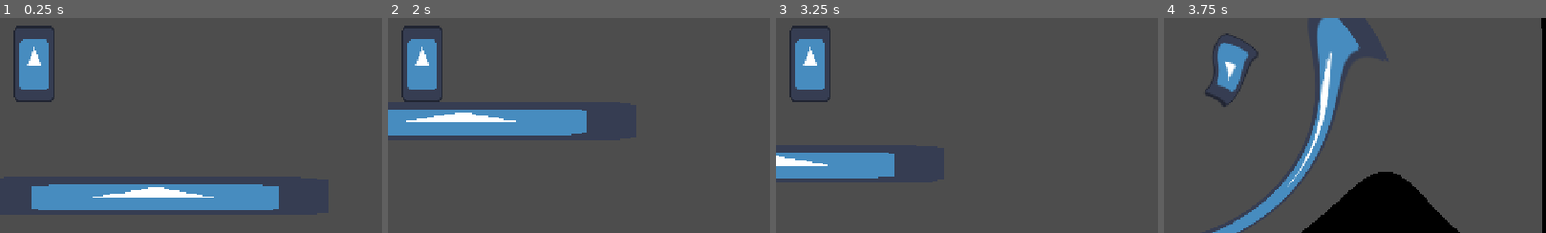
Above: before the commit, frames 1-4 (left to right).
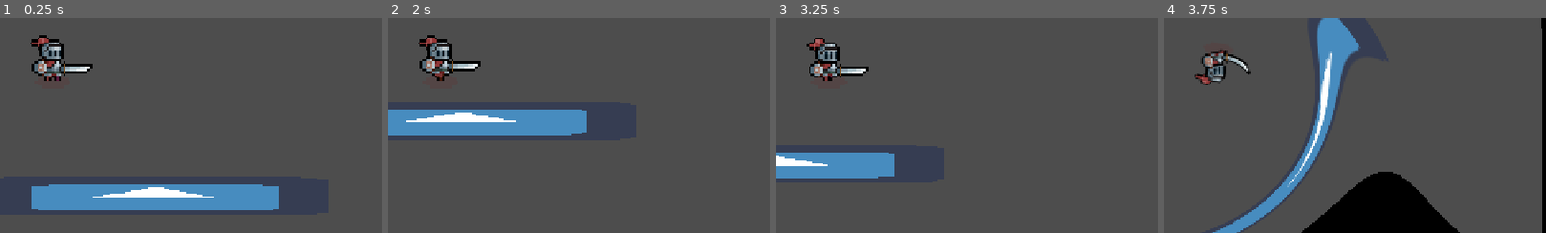
Above: after the commit, the same moments.

Repository: MystiriMan87/Taiyaki-Project-Game
Game: Godot game, scene res://Scenes/overworld.tscn
The game is run twice, just before and just after one commit, with the same random seed, the same clock (stepped at 60 frames per second) and the same inputs. The engine's default icon, where the game draws it, is replaced by a stand-in: a white triangle on a blue panel in a dark square.
Inputs (mouse positions are % of the whole screen's width and height, from its top left):
- Up to frame 1 (0.25 s): no input
- Up to frame 2 (2 s): tap Enter (ui_accept) at 0.5, 0.77, 1.52 s; move the mouse to (72, 45) at 0.52 s; hold Right (ui_right) 0.53-1.28 s; tap H at 0.6 s; click (72, 45) at 0.67 s; move the mouse to (30, 55) at 1.27 s; hold Down (ui_down) from 1.28 s (still down); tap Alt at 1.35 s
- Up to frame 3 (3.25 s): move the mouse to (60, 28) at 2.02 s; release Down (ui_down) at 2.03 s; hold Right (ui_right) 2.03-2.78 s; tap Shift at 2.1 s; move the mouse to (45, 70) at 2.77 s; hold Up (ui_up) from 2.78 s (still down); tap H at 2.85 s; click (45, 70) at 2.92 s; tap Enter (ui_accept) at 3.02 s
- Up to frame 4 (3.75 s): move the mouse to (80, 65) at 3.52 s; release Up (ui_up) at 3.53 s; hold Left (ui_left) from 3.53 s (still down); tap Alt at 3.6 s
The pictures show only the part of the screen within x 43-93%, y 39-89%; the shares and areas given below are measured in that part.

The runs differ from the first frame. In frame 1, 3.3% of the frame differs, in the area x 3-25%, y 3-40%; in frame 2, 3.3%; in frame 3, 3.2%; in frame 4, 2.3%.

Commit message:
slight fixes

Diff:
--- /dev/null
+++ b/Data/player_frames.tres
@@ -0,0 +1,115 @@
+[gd_resource type="SpriteFrames" load_steps=17 format=3 uid="uid://dwlfi2ebmmm8q"]
+
+[ext_resource type="Texture2D" uid="uid://dsgjnjdhsmlra" path="res://Tiny RPG Character Asset Pack 01 v2.0 -Full 22 Characters/Characters(100x100 split)/Knight/Knight with shadows/Knight_Idle.png" id="1_nxbif"]
+[ext_resource type="Texture2D" uid="uid://cyw4msge5m1pv" path="res://Tiny RPG Character Asset Pack 01 v2.0 -Full 22 Characters/Characters(100x100 split)/Knight/Knight with shadows/Knight_Walk.png" id="2_yeku7"]
+
+[sub_resource type="AtlasTexture" id="AtlasTexture_mjek1"]
+atlas = ExtResource("1_nxbif")
+region = Rect2(0, 0, 100, 100)
+
+[sub_resource type="AtlasTexture" id="AtlasTexture_eiv50"]
+atlas = ExtResource("1_nxbif")
+region = Rect2(100, 0, 100, 100)
+
+[sub_resource type="AtlasTexture" id="AtlasTexture_7aegk"]
+atlas = ExtResource("1_nxbif")
+region = Rect2(200, 0, 100, 100)
+
+[sub_resource type="AtlasTexture" id="AtlasTexture_r1kdq"]
+atlas = ExtResource("1_nxbif")
+region = Rect2(300, 0, 100, 100)
+
+[sub_resource type="AtlasTexture" id="AtlasTexture_yc8mw"]
+atlas = ExtResource("1_nxbif")
+region = Rect2(400, 0, 100, 100)
+
+[sub_resource type="AtlasTexture" id="AtlasTexture_dr46t"]
+atlas = ExtResource("1_nxbif")
+region = Rect2(500, 0, 100, 100)
+
+[sub_resource type="AtlasTexture" id="AtlasTexture_roq7p"]
+atlas = ExtResource("2_yeku7")
+region = Rect2(0, 0, 100, 100)
+
+[sub_resource type="AtlasTexture" id="AtlasTexture_u7ye8"]
+atlas = ExtResource("2_yeku7")
+region = Rect2(100, 0, 100, 100)
+
+[sub_resource type="AtlasTexture" id="AtlasTexture_64x3f"]
+atlas = ExtResource("2_yeku7")
+region = Rect2(200, 0, 100, 100)
+
+[sub_resource type="AtlasTexture" id="AtlasTexture_46j1n"]
+atlas = ExtResource("2_yeku7")
+region = Rect2(300, 0, 100, 100)
+
+[sub_resource type="AtlasTexture" id="AtlasTexture_low6m"]
+atlas = ExtResource("2_yeku7")
+region = Rect2(400, 0, 100, 100)
+
+[sub_resource type="AtlasTexture" id="AtlasTexture_5iwu0"]
+atlas = ExtResource("2_yeku7")
+region = Rect2(500, 0, 100, 100)
+
+[sub_resource type="AtlasTexture" id="AtlasTexture_62j4n"]
+atlas = ExtResource("2_yeku7")
+region = Rect2(600, 0, 100, 100)
+
+[sub_resource type="AtlasTexture" id="AtlasTexture_l2dbf"]
+atlas = ExtResource("2_yeku7")
+region = Rect2(700, 0, 100, 100)
+
+[resource]
+animations = [{
+"frames": [{
+"duration": 1.0,
+"texture": SubResource("AtlasTexture_mjek1")
+}, {
+"duration": 1.0,
+"texture": SubResource("AtlasTexture_eiv50")
+}, {
+"duration": 1.0,
+"texture": SubResource("AtlasTexture_7aegk")
+}, {
+"duration": 1.0,
+"texture": SubResource("AtlasTexture_r1kdq")
+}, {
+"duration": 1.0,
+"texture": SubResource("AtlasTexture_yc8mw")
+}, {
+"duration": 1.0,
+"texture": SubResource("AtlasTexture_dr46t")
+}],
+"loop": true,
+"name": &"idle",
+"speed": 9.0
+}, {
+"frames": [{
+"duration": 1.0,
+"texture": SubResource("AtlasTexture_roq7p")
+}, {
+"duration": 1.0,
+"texture": SubResource("AtlasTexture_u7ye8")
+}, {
+"duration": 1.0,
+"texture": SubResource("AtlasTexture_64x3f")
+}, {
+"duration": 1.0,
+"texture": SubResource("AtlasTexture_46j1n")
+}, {
+"duration": 1.0,
+"texture": SubResource("AtlasTexture_low6m")
+}, {
+"duration": 1.0,
+"texture": SubResource("AtlasTexture_5iwu0")
+}, {
+"duration": 1.0,
+"texture": SubResource("AtlasTexture_62j4n")
+}, {
+"duration": 1.0,
+"texture": SubResource("AtlasTexture_l2dbf")
+}],
+"loop": true,
+"name": &"walk",
+"speed": 9.0
+}]
--- a/Scenes/player.tscn
+++ b/Scenes/player.tscn
@@ -1,7 +1,7 @@
 [gd_scene load_steps=4 format=3 uid="uid://b00ag1dqipkpb"]
 
 [ext_resource type="Script" uid="uid://b1indstsls1sb" path="res://Scripts/player.gd" id="1_v0iea"]
-[ext_resource type="Texture2D" uid="uid://bn32k8w5jj13x" path="res://icon.svg" id="2_cvnsp"]
+[ext_resource type="SpriteFrames" uid="uid://dwlfi2ebmmm8q" path="res://Data/player_frames.tres" id="2_cvnsp"]
 
 [sub_resource type="CircleShape2D" id="CircleShape2D_s2iog"]
 radius = 56.22277
@@ -9,12 +9,12 @@
 [node name="Player" type="CharacterBody2D"]
 script = ExtResource("1_v0iea")
 
-[node name="Sprite2D" type="Sprite2D" parent="."]
-position = Vector2(-29, 0)
-scale = Vector2(0.546875, 1)
-texture = ExtResource("2_cvnsp")
-
 [node name="CollisionShape2D" type="CollisionShape2D" parent="."]
 shape = SubResource("CircleShape2D_s2iog")
 
 [node name="Camera2D" type="Camera2D" parent="."]
+
+[node name="AnimatedSprite2D" type="AnimatedSprite2D" parent="."]
+scale = Vector2(4, 4)
+sprite_frames = ExtResource("2_cvnsp")
+animation = &"idle"
--- a/Scripts/player.gd
+++ b/Scripts/player.gd
@@ -5,7 +5,11 @@
 const ENCOUNTER_CHANCE := 0.12
 
 @export var possible_enemies: Array[CharacterStats] = []
+@export var art_faces_right := true #sideview
 var distance_walked := 0.0
+
+@onready var sprite: AnimatedSprite2D = $AnimatedSprite2D
+var facing := "down"
 
 func _ready() -> void:
 	print("possible_enemies: ", possible_enemies)
@@ -14,6 +18,7 @@
 	var dir := Input.get_vector("ui_left", "ui_right", "ui_up", "ui_down")
 	velocity = dir * SPEED
 	move_and_slide()
+	_update_animation(dir)
 	if dir != Vector2.ZERO:
 		distance_walked += SPEED * delta
 		if distance_walked >= STEP_DISTANCE:
@@ -22,6 +27,8 @@
 				_trigger_encounter()
 
 func _trigger_encounter() -> void:
+	velocity = Vector2.ZERO
+	_update_animation(Vector2.ZERO)
 	var valid: Array[CharacterStats] = []
 	for e in possible_enemies:
 		if e != null:
@@ -34,3 +41,28 @@
 	for i in randi_range(1, 3):
 		group.append(valid.pick_random())
 	Game.start_battle(group)
+
+func _update_animation(dir: Vector2) -> void:
+	if dir != Vector2.ZERO:
+		if absf(dir.x) > absf(dir.y):
+			facing = "right" if dir.x > 0 else "left"
+		else:
+			facing = "down" if dir.y > 0 else "up"
+
+	var state := "walk" if dir != Vector2.ZERO else "idle"
+	var directional := "%s_$s" % [state, facing]
+	var frames := sprite.sprite_frames
+
+	if frames.has_animation(directional):
+		sprite.flip_h = false
+		_play(directional)
+	elif frames.has_animation(state):
+		if facing == "left":
+			sprite.flip_h = art_faces_right
+		elif facing == "right":
+			sprite.flip_h = not art_faces_right
+		_play(state)
+
+func _play(anim: String) -> void:
+	if sprite.animation != anim or not sprite.is_playing():
+		sprite.play(anim)
